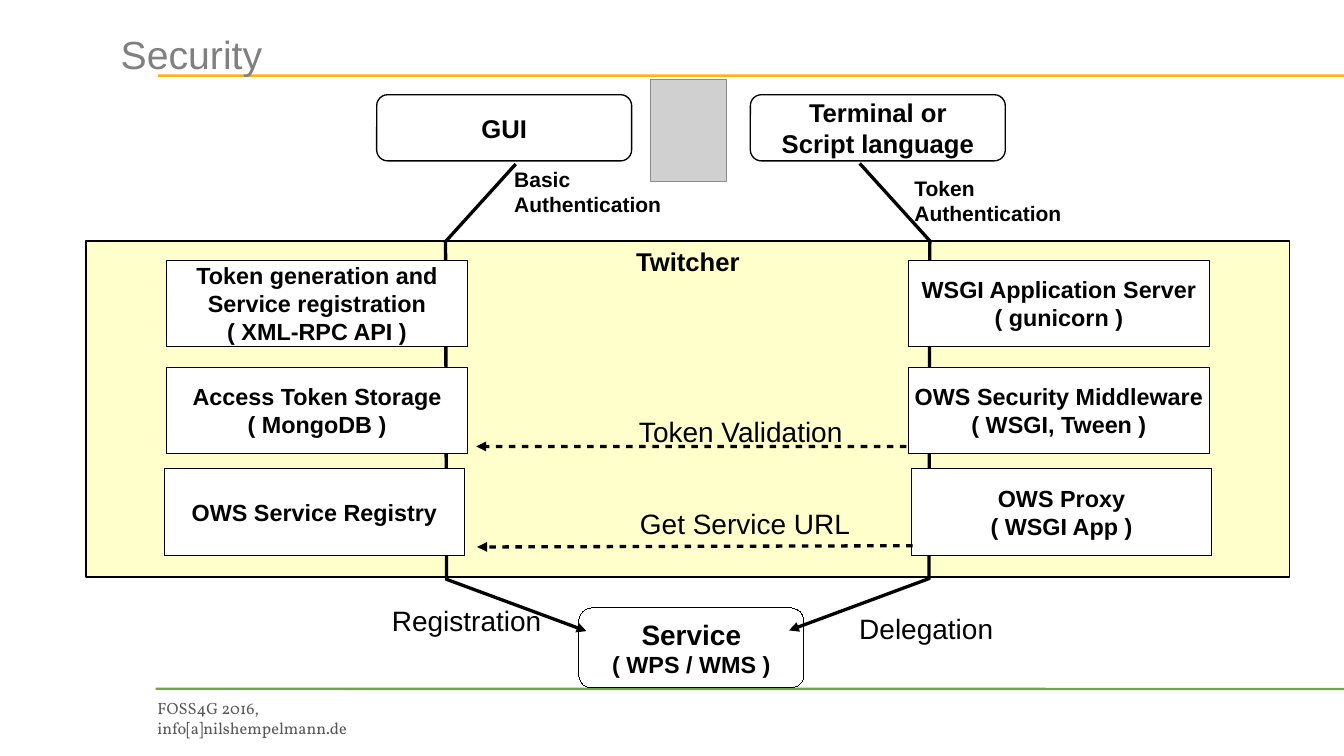
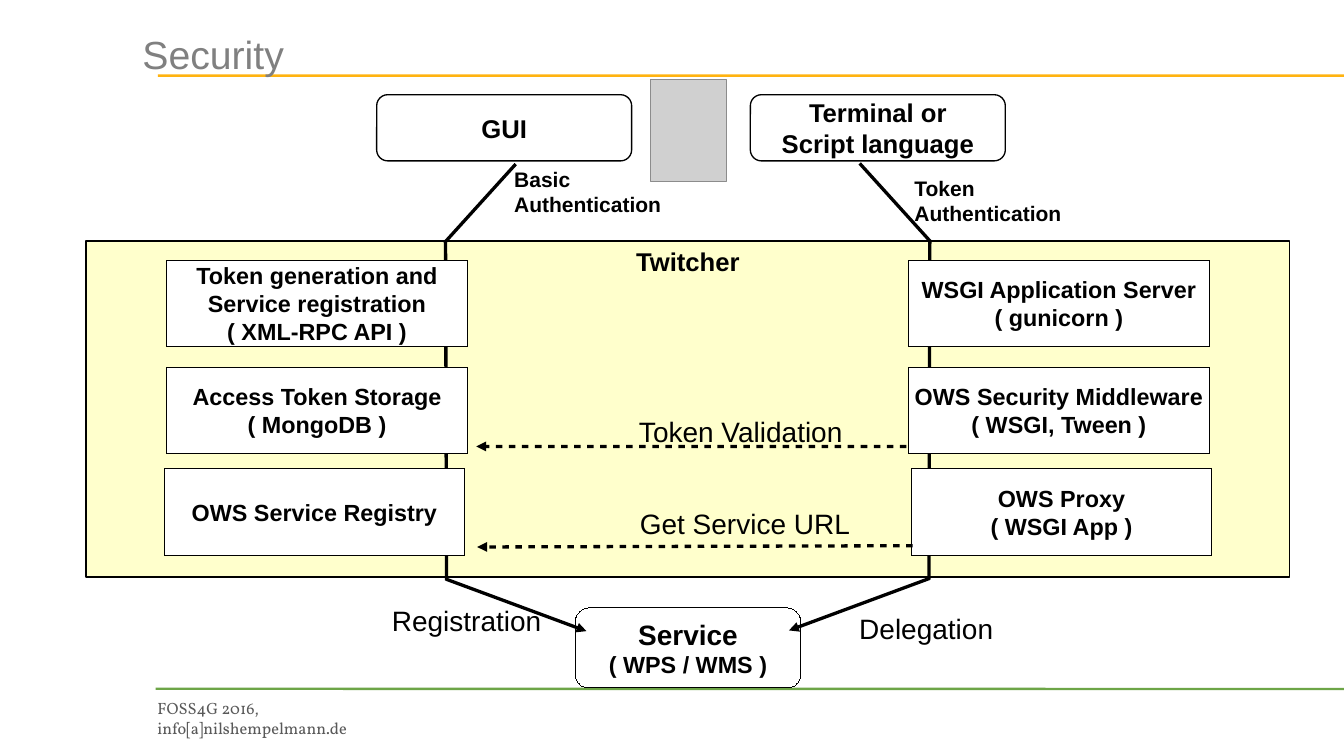
Before and after one commit to bird-house/birdhouse-docs, a slide deck: slide 6 of slides/birdhouse-foss4g-2016/Hempelmann_foss4g2016.odp. Drawn at 1344x756 pixels with LibreOffice and Linux fonts; fonts in the diff are those of the drawing; grey boxes stand for pictures; background and template pictures are left out. Boxes give left, top, right and bottom in pixels: in the first picture for what was removed or moved away, otherwise in the second. Text is boxed around its words. In the diff, an @@ line names an element or a change of style, - is before the commit and + after.

```diff
--- a/slides/birdhouse-foss4g-2016/Hempelmann_foss4g2016.odp
+++ b/slides/birdhouse-foss4g-2016/Hempelmann_foss4g2016.odp
@@ title "Security": place and size @@
-title "Security" at [121, 40, 262, 77]
+title "Security" at [142, 40, 283, 77]
@@ rounded rectangle "Service": place and size @@
-rounded rectangle "Service" at [579, 608, 804, 688]
+rounded rectangle "Service" at [575, 608, 801, 688]
```
Also in this commit, not shown: 9 other slides changed, 9 slides added, 1 slide removed, 2 other files.
